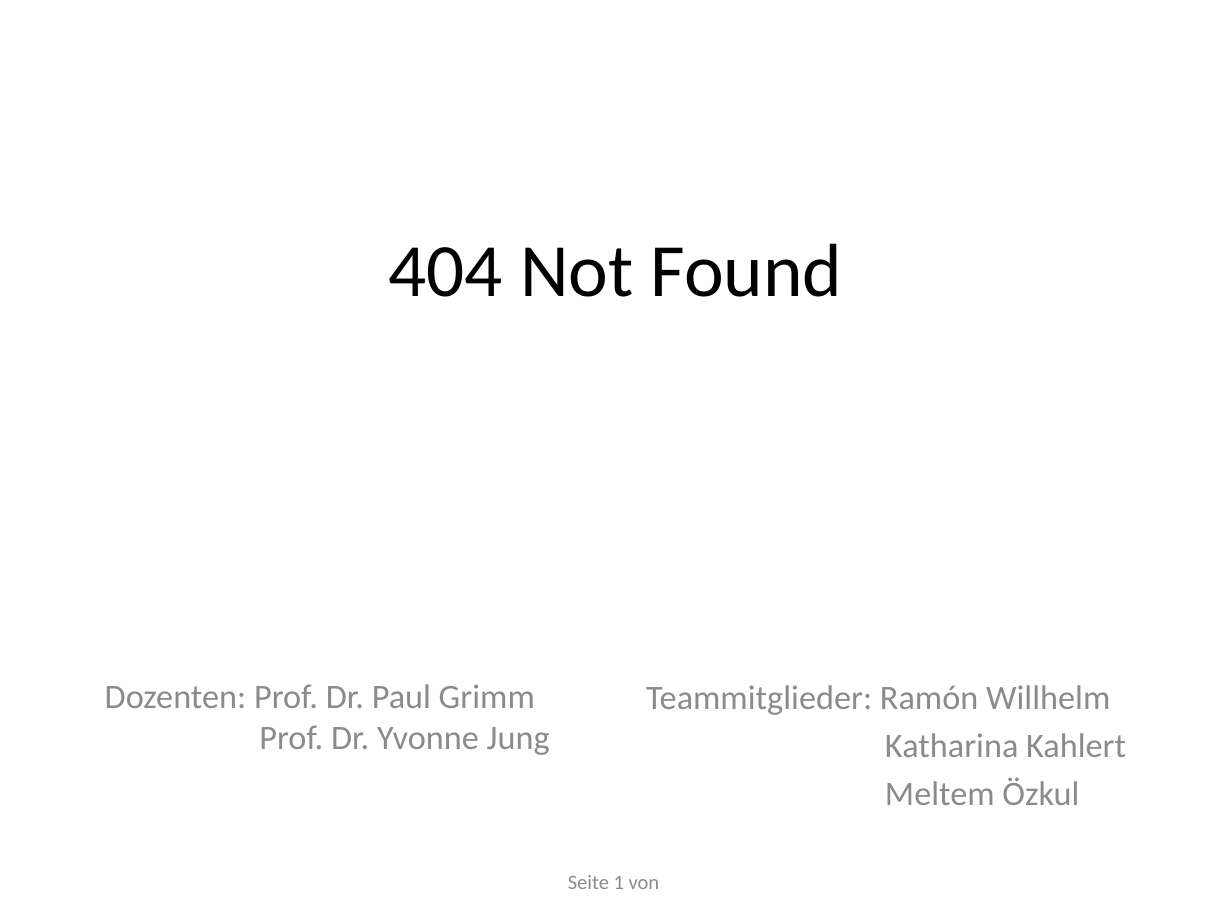
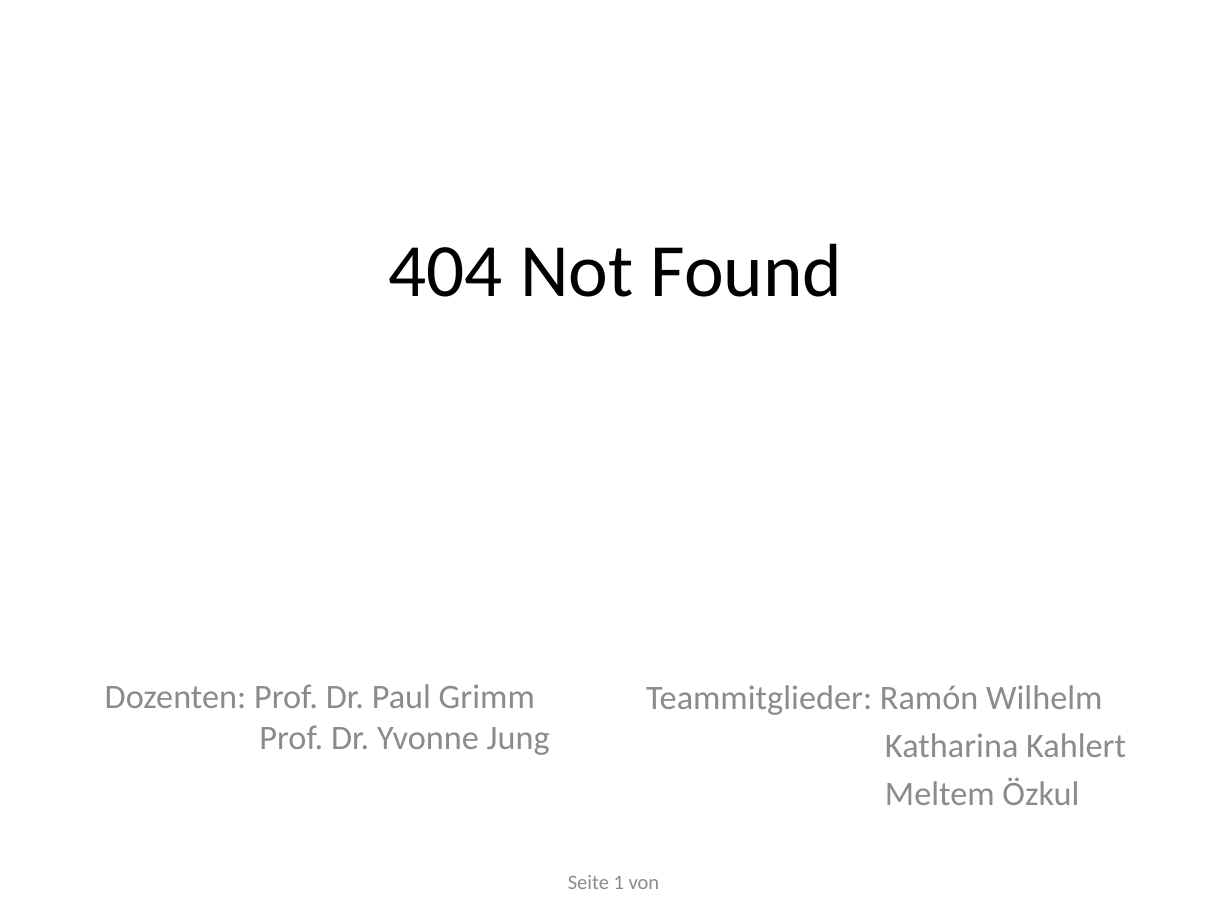
Before and after one commit to RamoramaInteractive/GDV-Projekt, a slide deck: slide 1 of Planungspraesentation-Mitte Juni/Planungspräsentation V. 1.pptx. Drawn at 1232x924 pixels with LibreOffice and Linux fonts; fonts in the diff are those of the drawing. Boxes give left, top, right and bottom in pixels: in the first picture for what was removed or moved away, otherwise in the second. Text is boxed around its words. In the diff, an @@ line names an element or a change of style, - is before the commit and + after.

Commit message:
Rechtschreibfehler korrigiert.

```diff
--- a/Planungspraesentation-Mitte Juni/Planungspräsentation V. 1.pptx
+++ b/Planungspraesentation-Mitte Juni/Planungspräsentation V. 1.pptx
@@ subtitle at <box>646,685,1102,715</box>: text changed @@
-Teammitglieder: Ramón Willhelm
+Teammitglieder: Ramón Wilhelm
```
